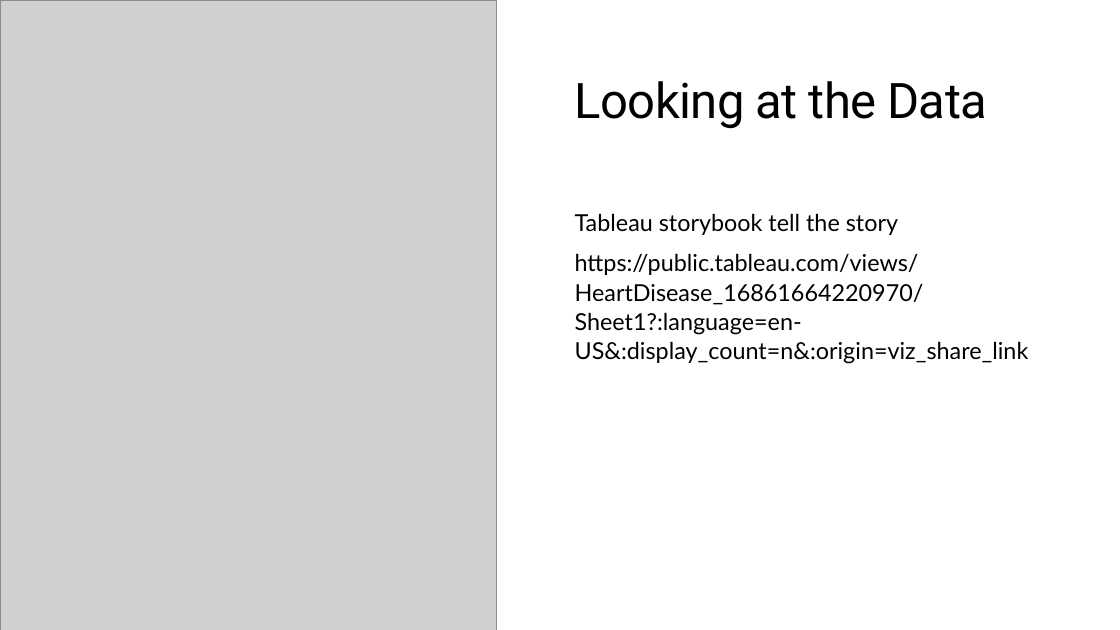
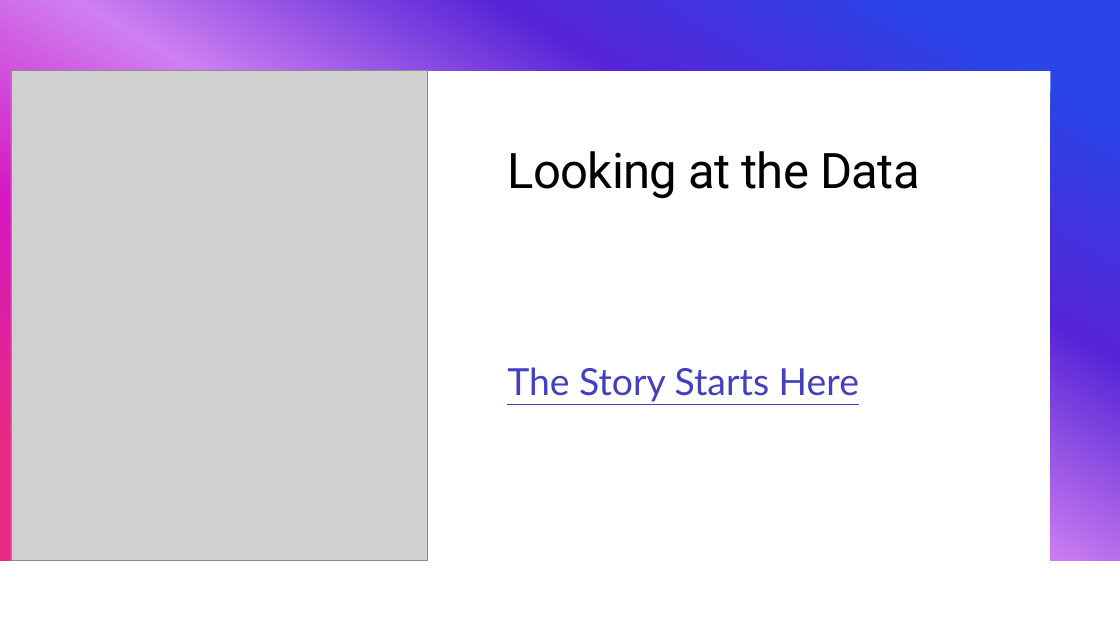
Before and after one commit to b-wild/Heart_Desiease, a slide deck: slide 5 of heart disease heart presentation.pptx. Drawn at 1120x630 pixels with LibreOffice and Linux fonts; fonts in the diff are those of the drawing; grey boxes stand for pictures. Boxes give left, top, right and bottom in pixels: in the first picture for what was removed or moved away, otherwise in the second. Text is boxed around its words. In the diff, an @@ line names an element or a change of style, - is before the commit and + after.

```diff
--- a/heart disease heart presentation.pptx
+++ b/heart disease heart presentation.pptx
@@ freeform shape removed at <box>0,0,1120,561</box> @@
@@ rectangle removed at <box>0,0,1120,630</box> @@
@@ picture: place and size @@
-picture at <box>0,0,497,630</box>
+picture at <box>11,70,428,560</box>
@@ title "Looking at the Data": place and size @@
-title "Looking at the Data" at <box>575,81,987,129</box>
+title "Looking at the Data" at <box>507,151,920,199</box>
@@ text at <box>507,367,859,402</box>: text changed; size 20 to 32 pt; text colour #000000 to #433FBF @@
-Tableau storybook tell the story
-https://public.tableau.com/views/HeartDisease_16861664220970/Sheet1?:language=en-US&:display_count=n&:origin=viz_share_link
+The Story Starts Here
```
Also in this commit, not shown: 5 other slides changed, 8 slides added, 6 slides removed, 9 other files.
